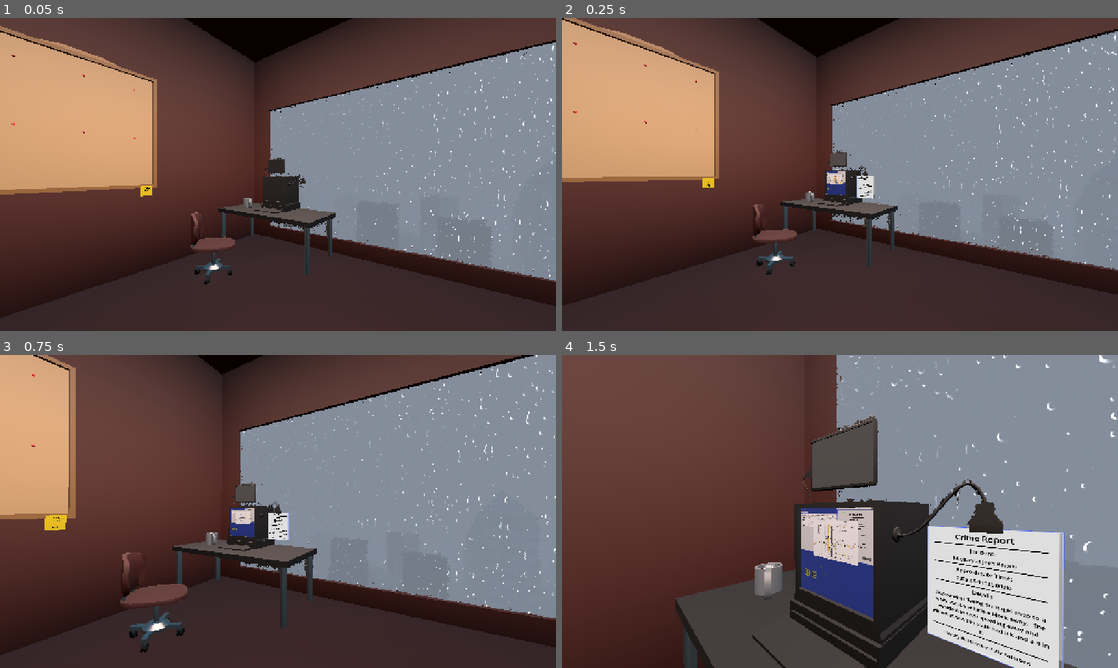
Above: before the commit, frames 1-4 (two rows, left to right).
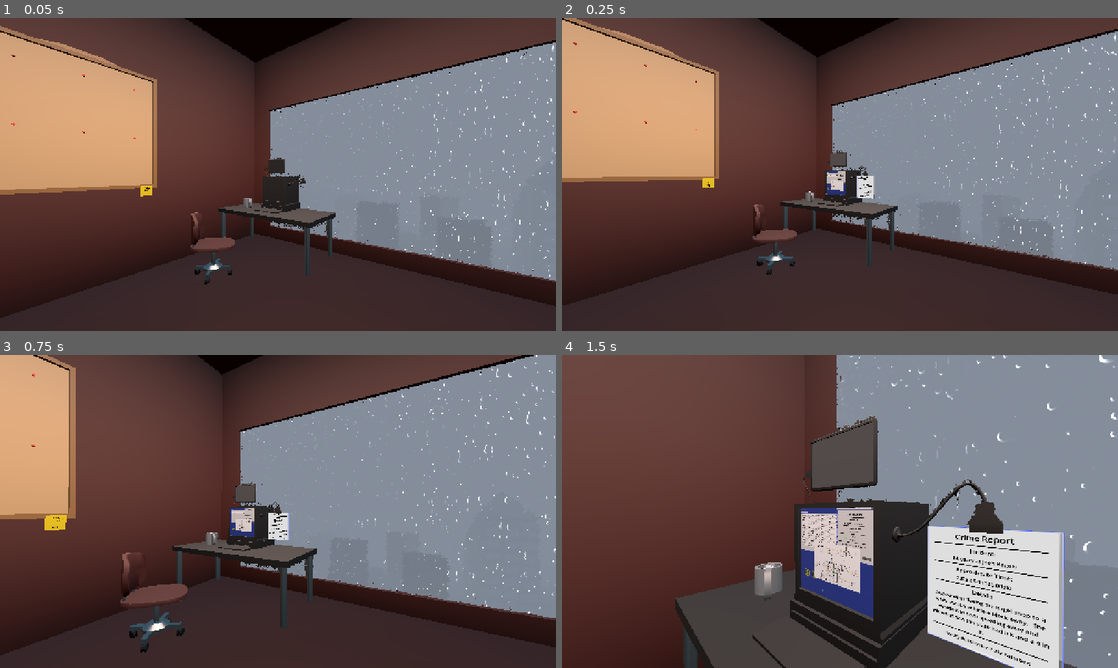
Above: after the commit, the same moments.

Repository: Ciph3rzer0/brackeys-2026.2-trust-no-one
Game: Godot game, scene res://scenes/city.tscn
Same seed, same stepped clock (60 frames per second), same inputs: the game is played once before the commit and once after it. The engine's default icon, where the game draws it, is replaced by a stand-in: a white triangle on a blue panel in a dark square. Sound files missing from this copy of the repository are replaced by a short silence.
Inputs (mouse positions are in pixels of both pictures, inside the frame that each line leads up to):
- Up to frame 1 (0.05 s): no input
- Up to frame 2 (0.25 s): no input
- Up to frame 3 (0.75 s): tap Enter at 0.5 s; move the mouse to (305, 511) at 0.52 s; hold W (pc_forward) from 0.53 s (still down); hold E (pc_interact) from 0.53 s (still down); click (305, 511) at 0.67 s
- Up to frame 4 (1.5 s): keep holding W (pc_forward); tap Space at 0.77 s; move the mouse to (812, 511) at 1.27 s; release E (pc_interact) at 1.28 s; tap Q at 1.35 s

Frame 1 is identical in both runs. In frame 2, less than 0.1% of the frame differs, in the area x 48-51%, y 49-56%; in frame 3, 0.1%; in frame 4, 1.2%, in the area x 43-54%, y 50-78%.
Error in both runs: Invalid assignment of property or key 'plate' with value of type 'String' on a base object of type 'Resource (Quest)'. (res://autoloads/quest_system.gd:19)

Commit message:
feat: date offset and simulation time warp field

Diff:
--- a/ui/city-map/camera.gd
+++ b/ui/city-map/camera.gd
@@ -1,9 +1,11 @@
 extends Area2D
 
+@export var city_map: CityMap
 @export var camera_name: String
 
 func _ready() -> void:
 	assert(camera_name)
+	assert(city_map)
 
 
 func _on_body_entered(vehicle: Node2D) -> void:
@@ -19,11 +21,11 @@
 	print("Camera ", camera_name, " sees ", vehicle.name)
 	var sighting = SchemaVehicleSightings.new()
 	#sighting.sighting_id: int
-	sighting.unix_timestamp = Time.get_unix_time_from_system()
+	sighting.unix_timestamp = city_map.current_time
 	sighting.camera_id = camera_name
 	sighting.vehicle_plate = vehicle.plate
 	sighting.vehicle_color = vehicle.color
 	sighting.vehicle_type = vehicle.type
 	sighting.vehicle_features = vehicle.features
 	GameManager.database.vehicle_sightings.append(sighting)
-	#GameManager.database.refresh()
+	GameManager.database.refresh()
--- a/ui/city-map/city_map.tscn
+++ b/ui/city-map/city_map.tscn
@@ -23,6 +23,7 @@
 start_marker = NodePath("Vehicles/Start")
 end_marker = NodePath("Vehicles/End")
 vehicle = NodePath("Vehicles/Vehicle")
+start_time_string = "2026-08-25T00:00:00"
 
 [node name="CityMapDraft" type="Sprite2D" parent="." unique_id=866556907]
 z_index = -1
@@ -413,14 +414,25 @@
 
 [node name="Cameras" type="Node2D" parent="." unique_id=662735754]
 
-[node name="CAM_Bookstore" parent="Cameras" unique_id=1211424755 instance=ExtResource("9_qdywh")]
+[node name="CAM_Bookstore" parent="Cameras" unique_id=1211424755 node_paths=PackedStringArray("city_map") instance=ExtResource("9_qdywh")]
 position = Vector2(209.3458, 89.71963)
+city_map = NodePath("../..")
 camera_name = "Bookstore"
 
-[node name="CAM_Office" parent="Cameras" unique_id=2041179648 instance=ExtResource("9_qdywh")]
+[node name="CAM_Office" parent="Cameras" unique_id=2041179648 node_paths=PackedStringArray("city_map") instance=ExtResource("9_qdywh")]
 position = Vector2(-216.82242, 315.88785)
+city_map = NodePath("../..")
 camera_name = "Office Back Alley"
 
-[node name="CAM_Hospital" parent="Cameras" unique_id=764927776 instance=ExtResource("9_qdywh")]
+[node name="CAM_Hospital" parent="Cameras" unique_id=764927776 node_paths=PackedStringArray("city_map") instance=ExtResource("9_qdywh")]
 position = Vector2(-325.23364, -241.1215)
+city_map = NodePath("../..")
 camera_name = "Hospital"
+
+[node name="TimeLabel" type="Label" parent="." unique_id=1248630593]
+offset_left = -657.9439
+offset_top = -420.56073
+offset_right = -617.9439
+offset_bottom = -403.56073
+theme_override_font_sizes/font_size = 60
+text = "TIME"
--- a/ui/city-map/test_drive.gd
+++ b/ui/city-map/test_drive.gd
@@ -11,7 +11,16 @@
 @export var end_marker: Node2D
 @export var vehicle: Vehicle
 
+@export var time_warp_factor := 60*60 * 0.5
+@export var start_time_string: String
+@export_storage var start_time: int
+
 var astar: AStar2D
+var current_time: float
+
+func _physics_process(delta: float) -> void:
+	current_time += delta * time_warp_factor
+	$TimeLabel.text = DateHelper.time_12h(current_time)
 
 func _ready() -> void:
 	assert(astar_graph_2d)
@@ -34,6 +43,10 @@
 
 	vehicle.follow_path(path)
 
+	start_time = Time.get_unix_time_from_datetime_string(start_time_string)
+	assert(start_time > 0)
+	current_time = start_time
+
 func _unhandled_input(event: InputEvent) -> void:
 	if event is InputEventMouseButton:
 		print("Click ", event)
--- a/ui/city-map/vehicle.tscn
+++ b/ui/city-map/vehicle.tscn
@@ -10,8 +10,7 @@
 collision_layer = 16
 collision_mask = 0
 script = ExtResource("1_yqcag")
-speed = 100.0
-arrive_threshold = 1.0
+arrive_threshold = 2.0
 
 [node name="Sprite2D" type="Sprite2D" parent="." unique_id=1527367072]
 modulate = Color(0.65882355, 0.105882354, 0.15686275, 1)
--- a/ui/computer-screen/computer_screen.tscn
+++ b/ui/computer-screen/computer_screen.tscn
@@ -109,6 +109,6 @@
 
 [node name="CityMap" parent="." unique_id=84354765 instance=ExtResource("13_clvma")]
 z_index = 10
-position = Vector2(662.00006, 417)
+position = Vector2(690.00006, 725)
 
 [connection signal="filter_changed" from="PlateFilter" to="VehicleSightingsTableView" method="_on_plate_filter_filter_changed"]
